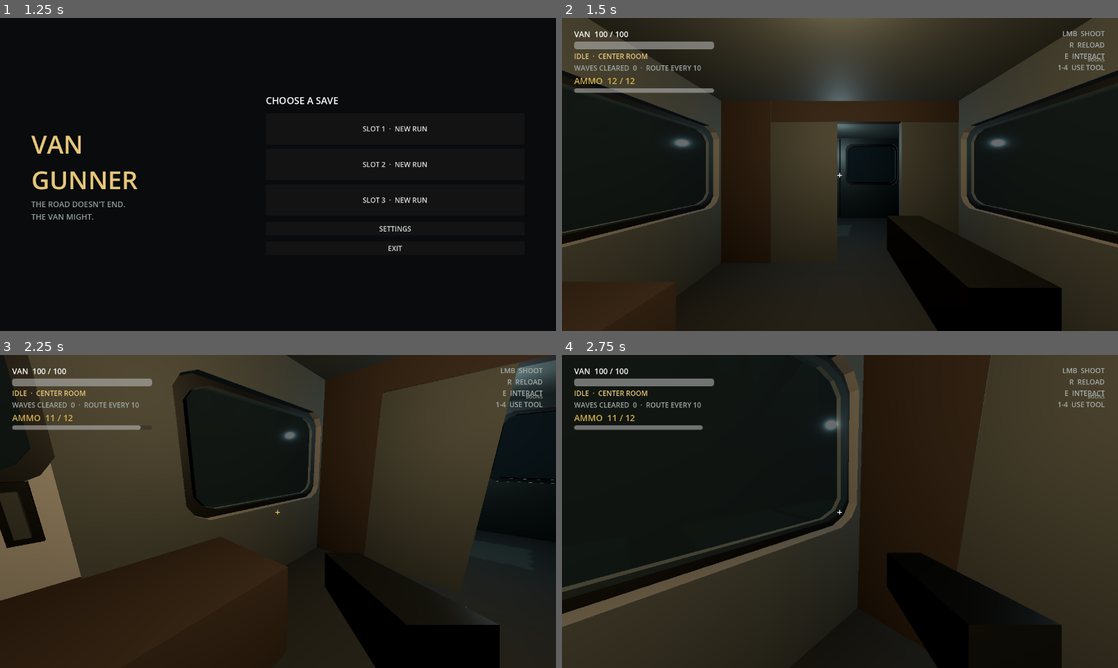
Above: before the commit, frames 1-4 (two rows, left to right).
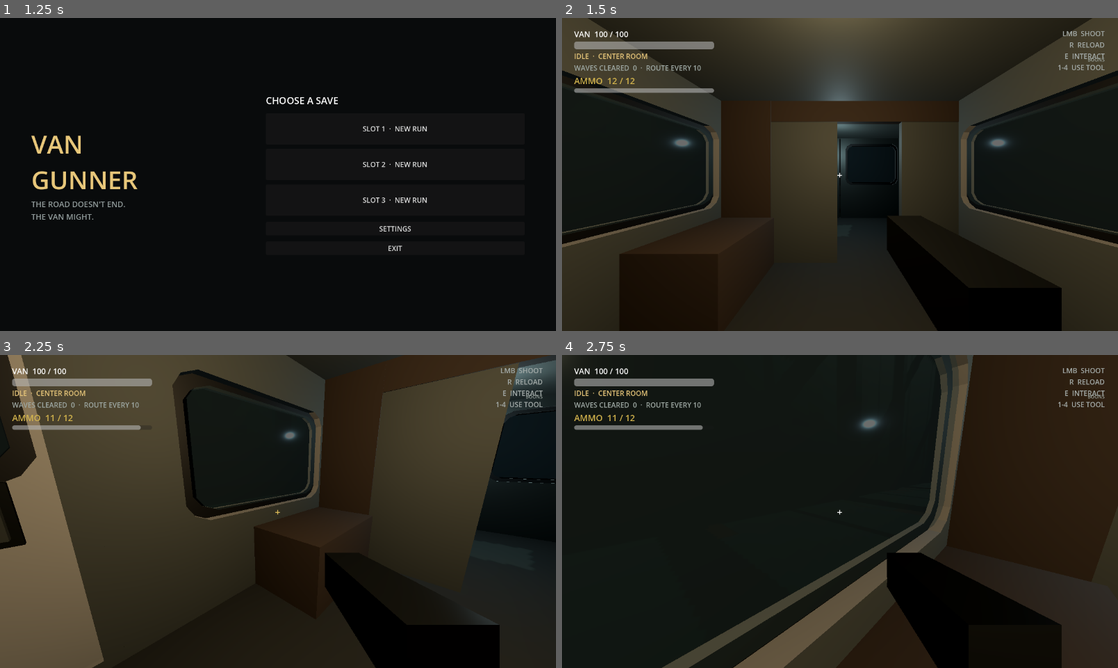
Above: after the commit, the same moments.

Repository: SebastianFreitas/van-gunner
Game: Godot game, scene res://scenes/boot/boot.tscn
The game is run twice, just before and just after one commit, with the same random seed, the same clock (stepped at 60 frames per second) and the same inputs.
Inputs (mouse positions are in pixels of both pictures, inside the frame that each line leads up to):
- Up to frame 1 (1.25 s): tap Enter at 0.5 s; move the mouse to (400, 158) at 0.52 s; hold D (move_right) from 0.53 s (still down); hold E (interact) from 0.53 s (still down)
- Up to frame 2 (1.5 s): release D (move_right) at 1.25 s; release E (interact) at 1.25 s; click "SLOT 1 · NEW RUN" at 1.25 s
- Up to frame 3 (2.25 s): tap Space at 2 s; move the mouse to (250, 511) at 2.02 s; hold W (move_forward) from 2.03 s (still down); click (250, 511) at 2.1 s
- Up to frame 4 (2.75 s): keep holding W (move_forward)

Frame 1 is identical in both runs. In frame 2, 1.1% of the frame differs, in the area x 10-33%, y 70-100%; in frame 3, 7.7%; in frame 4, 37%, in the area x 0-100%, y 0-100%.

Commit message:
Seal side doors into the cab end so the cutout edge sits flush.
Co-authored-by: Cursor <cursoragent@cursor.com>

Diff:
--- a/scenes/van/van.tscn
+++ b/scenes/van/van.tscn
@@ -82,24 +82,24 @@
 [sub_resource type="BoxShape3D" id="SideWindowGlassShape"]
 size = Vector3(0.22, 1.28, 2.28)
 
+[sub_resource type="StandardMaterial3D" id="SideDoorTrimMaterial"]
+albedo_color = Color(0.08, 0.09, 0.09, 1)
+metallic = 0.65
+roughness = 0.4
+
+[sub_resource type="StandardMaterial3D" id="SideDoorHandleMaterial"]
+albedo_color = Color(0.55, 0.58, 0.56, 1)
+metallic = 0.9
+roughness = 0.25
+
+[sub_resource type="BoxShape3D" id="SideDoorShape"]
+size = Vector3(0.18, 3.05, 2.53)
+
 [sub_resource type="StandardMaterial3D" id="DoorMaterial"]
 albedo_color = Color(0.2, 0.22, 0.21, 1)
 metallic = 0.7
 roughness = 0.45
 
-[sub_resource type="StandardMaterial3D" id="SideDoorTrimMaterial"]
-albedo_color = Color(0.08, 0.09, 0.09, 1)
-metallic = 0.65
-roughness = 0.4
-
-[sub_resource type="StandardMaterial3D" id="SideDoorHandleMaterial"]
-albedo_color = Color(0.55, 0.58, 0.56, 1)
-metallic = 0.9
-roughness = 0.25
-
-[sub_resource type="BoxShape3D" id="SideDoorShape"]
-size = Vector3(0.18, 3.05, 2.38)
-
 [sub_resource type="BoxMesh" id="RearWindowGlassMesh"]
 size = Vector3(1.8, 1.36, 0.04)
 
@@ -125,10 +125,10 @@
 size = Vector3(0.25, 1.44, 0.32)
 
 [sub_resource type="BoxMesh" id="FrontPanelMesh"]
-size = Vector3(1.6, 2.65, 0.2)
+size = Vector3(1.6, 3.05, 0.2)
 
 [sub_resource type="BoxShape3D" id="FrontPanelShape"]
-size = Vector3(1.6, 2.65, 0.2)
+size = Vector3(1.6, 3.05, 0.2)
 
 [sub_resource type="BoxMesh" id="DoorMesh"]
 size = Vector3(1.55, 2.6334717, 0.22)
@@ -479,23 +479,23 @@
 [node name="SideDoors" type="Node3D" parent="TravelPath/VanFollow/VanRig/Interior/Shell" unique_id=1902064671]
 
 [node name="Left" type="Node3D" parent="TravelPath/VanFollow/VanRig/Interior/Shell/SideDoors" unique_id=285426358]
-transform = Transform3D(1, 0, 0, 0, 1, 0, 0, 0, 1, -2.31, 1.525, -3.41)
+transform = Transform3D(1, 0, 0, 0, 1, 0, 0, 0, 1, -2.31, 1.525, -3.485)
 
 [node name="Panel" type="CSGCombiner3D" parent="TravelPath/VanFollow/VanRig/Interior/Shell/SideDoors/Left" unique_id=1992283155]
 
 [node name="Body" type="CSGBox3D" parent="TravelPath/VanFollow/VanRig/Interior/Shell/SideDoors/Left/Panel" unique_id=1566990378]
-size = Vector3(0.18, 3.05, 2.38)
+size = Vector3(0.18, 3.05, 2.53)
 material = SubResource("WallMaterial")
 
 [node name="OuterSkin" type="CSGBox3D" parent="TravelPath/VanFollow/VanRig/Interior/Shell/SideDoors/Left/Panel" unique_id=834392608]
 transform = Transform3D(1, 0, 0, 0, 1, 0, 0, 0, 1, -0.08, 0, 0)
-size = Vector3(0.04, 3.01, 2.34)
+size = Vector3(0.04, 3.01, 2.49)
 material = SubResource("SideDoorTrimMaterial")
 
 [node name="Inset" type="CSGBox3D" parent="TravelPath/VanFollow/VanRig/Interior/Shell/SideDoors/Left/Panel" unique_id=2048385247]
 transform = Transform3D(1, 0, 0, 0, 1, 0, 0, 0, 1, 0.07, -0.15, 0)
 operation = 2
-size = Vector3(0.05, 2.55, 2.05)
+size = Vector3(0.05, 2.55, 2.2)
 
 [node name="WindowCut" type="CSGPolygon3D" parent="TravelPath/VanFollow/VanRig/Interior/Shell/SideDoors/Left/Panel" unique_id=1239395783]
 transform = Transform3D(0, 0, 1, 0, 1, 0, -1, 0, 0, 0.12, 0.55, 0)
@@ -506,12 +506,12 @@
 [node name="BeltLine" type="CSGBox3D" parent="TravelPath/VanFollow/VanRig/Interior/Shell/SideDoors/Left/Panel" unique_id=2138034271]
 transform = Transform3D(1, 0, 0, 0, 1, 0, 0, 0, 1, 0.09, -0.05, 0)
 operation = 2
-size = Vector3(0.04, 0.05, 2.05)
+size = Vector3(0.04, 0.05, 2.2)
 
 [node name="LowerCrease" type="CSGBox3D" parent="TravelPath/VanFollow/VanRig/Interior/Shell/SideDoors/Left/Panel" unique_id=786967479]
 transform = Transform3D(1, 0, 0, 0, 1, 0, 0, 0, 1, 0.09, -0.85, 0)
 operation = 2
-size = Vector3(0.04, 0.04, 2.05)
+size = Vector3(0.04, 0.04, 2.2)
 
 [node name="WindowFrame" type="CSGCombiner3D" parent="TravelPath/VanFollow/VanRig/Interior/Shell/SideDoors/Left" unique_id=896779989]
 transform = Transform3D(0, 0, 1, 0, 1, 0, -1, 0, 0, 0.02, 0.55, 0)
@@ -546,23 +546,23 @@
 material = SubResource("SideDoorHandleMaterial")
 
 [node name="Right" type="Node3D" parent="TravelPath/VanFollow/VanRig/Interior/Shell/SideDoors" unique_id=532555923]
-transform = Transform3D(1, 0, 0, 0, 1, 0, 0, 0, 1, 2.31, 1.525, -3.41)
+transform = Transform3D(1, 0, 0, 0, 1, 0, 0, 0, 1, 2.31, 1.525, -3.485)
 
 [node name="Panel" type="CSGCombiner3D" parent="TravelPath/VanFollow/VanRig/Interior/Shell/SideDoors/Right" unique_id=2057324694]
 
 [node name="Body" type="CSGBox3D" parent="TravelPath/VanFollow/VanRig/Interior/Shell/SideDoors/Right/Panel" unique_id=1248690556]
-size = Vector3(0.18, 3.05, 2.38)
+size = Vector3(0.18, 3.05, 2.53)
 material = SubResource("WallMaterial")
 
 [node name="OuterSkin" type="CSGBox3D" parent="TravelPath/VanFollow/VanRig/Interior/Shell/SideDoors/Right/Panel" unique_id=1469848193]
 transform = Transform3D(1, 0, 0, 0, 1, 0, 0, 0, 1, 0.08, 0, 0)
-size = Vector3(0.04, 3.01, 2.34)
+size = Vector3(0.04, 3.01, 2.49)
 material = SubResource("SideDoorTrimMaterial")
 
 [node name="Inset" type="CSGBox3D" parent="TravelPath/VanFollow/VanRig/Interior/Shell/SideDoors/Right/Panel" unique_id=60930723]
 transform = Transform3D(1, 0, 0, 0, 1, 0, 0, 0, 1, -0.07, -0.15, 0)
 operation = 2
-size = Vector3(0.05, 2.55, 2.05)
+size = Vector3(0.05, 2.55, 2.2)
 
 [node name="WindowCut" type="CSGPolygon3D" parent="TravelPath/VanFollow/VanRig/Interior/Shell/SideDoors/Right/Panel" unique_id=425401244]
 transform = Transform3D(0, 0, -1, 0, 1, 0, 1, 0, 0, -0.12, 0.55, 0)
@@ -573,12 +573,12 @@
 [node name="BeltLine" type="CSGBox3D" parent="TravelPath/VanFollow/VanRig/Interior/Shell/SideDoors/Right/Panel" unique_id=1452546287]
 transform = Transform3D(1, 0, 0, 0, 1, 0, 0, 0, 1, -0.09, -0.05, 0)
 operation = 2
-size = Vector3(0.04, 0.05, 2.05)
+size = Vector3(0.04, 0.05, 2.2)
 
 [node name="LowerCrease" type="CSGBox3D" parent="TravelPath/VanFollow/VanRig/Interior/Shell/SideDoors/Right/Panel" unique_id=72958139]
 transform = Transform3D(1, 0, 0, 0, 1, 0, 0, 0, 1, -0.09, -0.85, 0)
 operation = 2
-size = Vector3(0.04, 0.04, 2.05)
+size = Vector3(0.04, 0.04, 2.2)
 
 [node name="WindowFrame" type="CSGCombiner3D" parent="TravelPath/VanFollow/VanRig/Interior/Shell/SideDoors/Right" unique_id=812845470]
 transform = Transform3D(0, 0, -1, 0, 1, 0, 1, 0, 0, -0.02, 0.55, 0)
@@ -613,11 +613,11 @@
 material = SubResource("SideDoorHandleMaterial")
 
 [node name="LeftSideDoorCollision" type="CollisionShape3D" parent="TravelPath/VanFollow/VanRig/Interior/Shell" unique_id=245777709]
-transform = Transform3D(1, 0, 0, 0, 1, 0, 0, 0, 1, -2.31, 1.525, -3.41)
+transform = Transform3D(1, 0, 0, 0, 1, 0, 0, 0, 1, -2.31, 1.525, -3.485)
 shape = SubResource("SideDoorShape")
 
 [node name="RightSideDoorCollision" type="CollisionShape3D" parent="TravelPath/VanFollow/VanRig/Interior/Shell" unique_id=964440164]
-transform = Transform3D(1, 0, 0, 0, 1, 0, 0, 0, 1, 2.31, 1.525, -3.41)
+transform = Transform3D(1, 0, 0, 0, 1, 0, 0, 0, 1, 2.31, 1.525, -3.485)
 shape = SubResource("SideDoorShape")
 
 [node name="RearWall" type="Node3D" parent="TravelPath/VanFollow/VanRig/Interior/Shell" unique_id=1122502090 groups=["rear_doors"]]
@@ -798,21 +798,21 @@
 [node name="FrontPartition" type="StaticBody3D" parent="TravelPath/VanFollow/VanRig/Interior" unique_id=450567163]
 
 [node name="LeftPanel" type="MeshInstance3D" parent="TravelPath/VanFollow/VanRig/Interior/FrontPartition" unique_id=772039291]
-transform = Transform3D(1, 0, 0, 0, 1, 0, 0, 0, 1, -1.6, 1.325, -4.65)
+transform = Transform3D(1, 0, 0, 0, 1, 0, 0, 0, 1, -1.6, 1.525, -4.65)
 material_override = SubResource("WallMaterial")
 mesh = SubResource("FrontPanelMesh")
 
 [node name="LeftCollision" type="CollisionShape3D" parent="TravelPath/VanFollow/VanRig/Interior/FrontPartition" unique_id=1411117773]
-transform = Transform3D(1, 0, 0, 0, 1, 0, 0, 0, 1, -1.6, 1.325, -4.65)
+transform = Transform3D(1, 0, 0, 0, 1, 0, 0, 0, 1, -1.6, 1.525, -4.65)
 shape = SubResource("FrontPanelShape")
 
 [node name="RightPanel" type="MeshInstance3D" parent="TravelPath/VanFollow/VanRig/Interior/FrontPartition" unique_id=1743236534]
-transform = Transform3D(1, 0, 0, 0, 1, 0, 0, 0, 1, 1.6, 1.325, -4.65)
+transform = Transform3D(1, 0, 0, 0, 1, 0, 0, 0, 1, 1.6, 1.525, -4.65)
 material_override = SubResource("WallMaterial")
 mesh = SubResource("FrontPanelMesh")
 
 [node name="RightCollision" type="CollisionShape3D" parent="TravelPath/VanFollow/VanRig/Interior/FrontPartition" unique_id=1748334617]
-transform = Transform3D(1, 0, 0, 0, 1, 0, 0, 0, 1, 1.6, 1.325, -4.65)
+transform = Transform3D(1, 0, 0, 0, 1, 0, 0, 0, 1, 1.6, 1.525, -4.65)
 shape = SubResource("FrontPanelShape")
 
 [node name="CabDoor" type="StaticBody3D" parent="TravelPath/VanFollow/VanRig/Interior" unique_id=1014773238]
@@ -852,7 +852,7 @@
 [node name="Props" type="Node3D" parent="TravelPath/VanFollow/VanRig/Interior" unique_id=1487223170]
 
 [node name="CraftingTable" type="StaticBody3D" parent="TravelPath/VanFollow/VanRig/Interior/Props" unique_id=1058055410]
-transform = Transform3D(-4.371139e-08, 0, 1, 0, 1, 0, -1, 0, -4.371139e-08, 1.8012533, 0.425, -2.083648)
+transform = Transform3D(-4.371139e-08, 0, 1, 0, 1, 0, -1, 0, -4.371139e-08, 1.8012533, 0.425, 0.066610575)
 collision_layer = 3
 script = ExtResource("4")
 prompt = "Open Bench"
